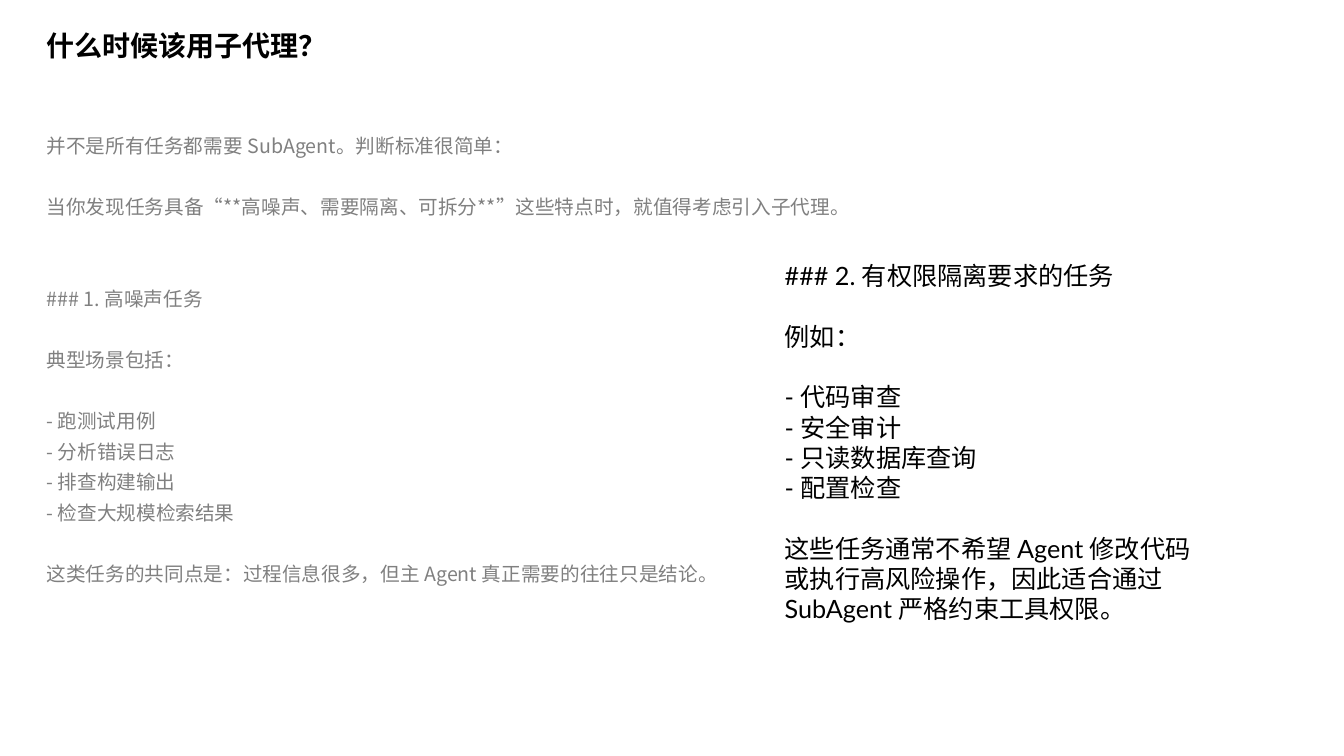
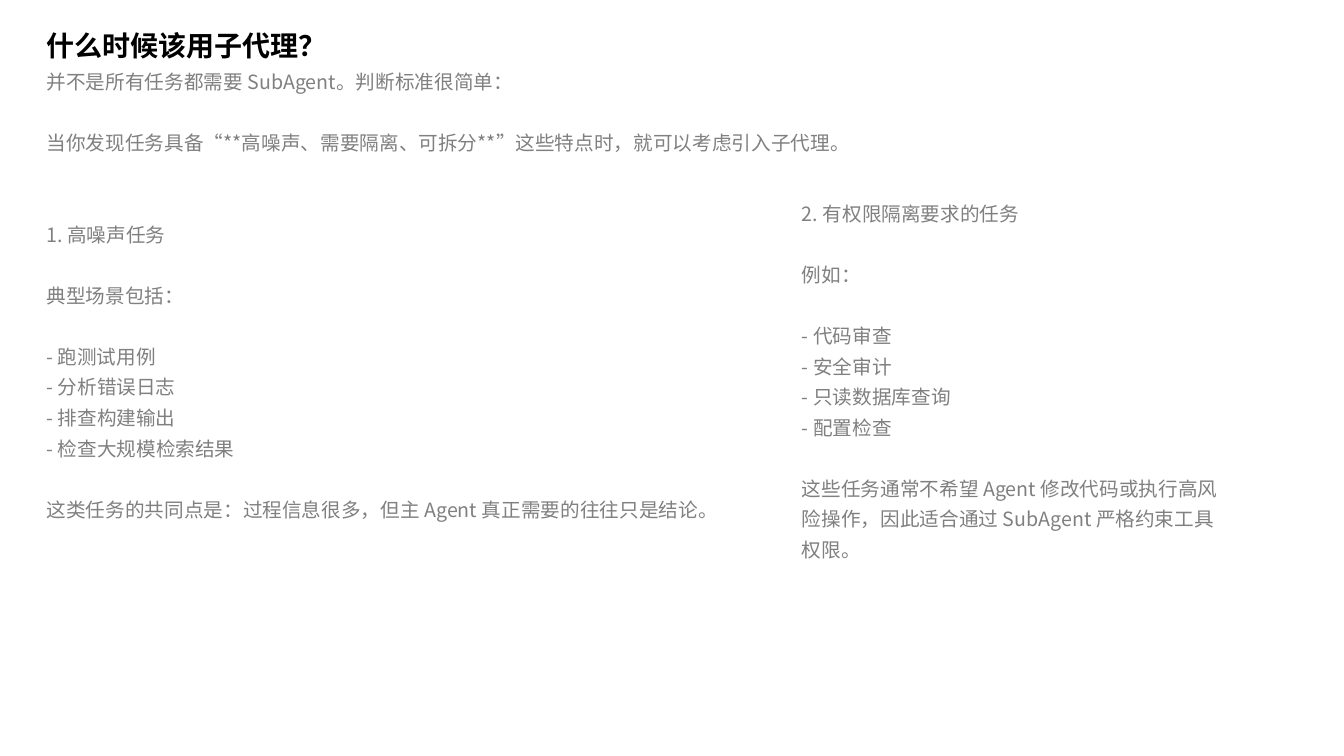
Before and after one commit to enson0131/vitePress-blob, a slide deck: slide 11 of docs/public/assets/ppt/Claude Code 中的 SubAgent.pptx. Drawn at 1344x756 pixels with LibreOffice and Linux fonts; fonts in the diff are those of the drawing. Boxes give left, top, right and bottom in pixels: in the first picture for what was removed or moved away, otherwise in the second. Text is boxed around its words. In the diff, an @@ line names an element or a change of style, - is before the commit and + after.

Commit message:
docs: 更新 SubAgent 文档，替换现有的 PPT 文件以反映最新的团队创建示意图和相关内容，提升文档的可视化效果

```diff
--- a/docs/public/assets/ppt/Claude Code 中的 SubAgent.pptx
+++ b/docs/public/assets/ppt/Claude Code 中的 SubAgent.pptx
@@ text "并不是所有任务都需要 SubAgent。判断标准很简单：": place and size @@
-text "并不是所有任务都需要 SubAgent。判断标准很简单：" at [47, 136, 850, 586]
+text "并不是所有任务都需要 SubAgent。判断标准很简单：" at [47, 72, 850, 522]
@@ text at [47, 133, 850, 244]: text changed @@
-当你发现任务具备“**高噪声、需要隔离、可拆分**”这些特点时，就值得考虑引入子代理。
-### 1. 高噪声任务
+当你发现任务具备“**高噪声、需要隔离、可拆分**”这些特点时，就可以考虑引入子代理。
+1. 高噪声任务
@@ text "2. 有权限隔离要求的任务": place and size @@
-text "2. 有权限隔离要求的任务" at [785, 263, 1191, 623]
+text "2. 有权限隔离要求的任务" at [802, 204, 1218, 559]
@@ text at [802, 204, 1019, 223]: text changed; size 18 to 14 pt; font Lato to Noto Sans CJK SC; text colour #000000 to #808080 @@
-### 2. 有权限隔离要求的任务
+2. 有权限隔离要求的任务
@@ text at [802, 265, 1218, 559]: size 18 to 14 pt, font Lato to Noto Sans CJK SC, text colour #000000 to #808080 in "例如：", "- 代码审查", "- 安全审计", "- 只读数据库查询" and 2 more places; line spacing 1 to 1.3 @@
```
Also in this commit, not shown: 11 other slides changed, 1 other file.
